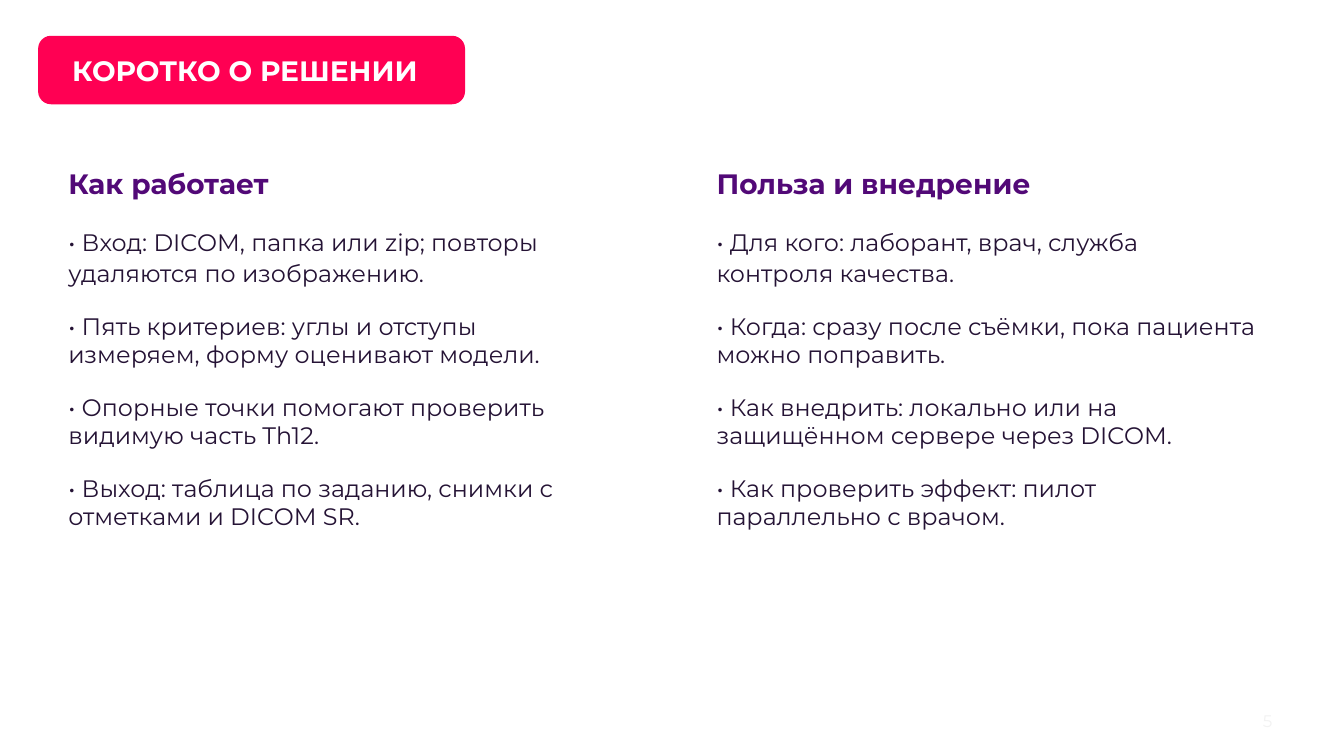
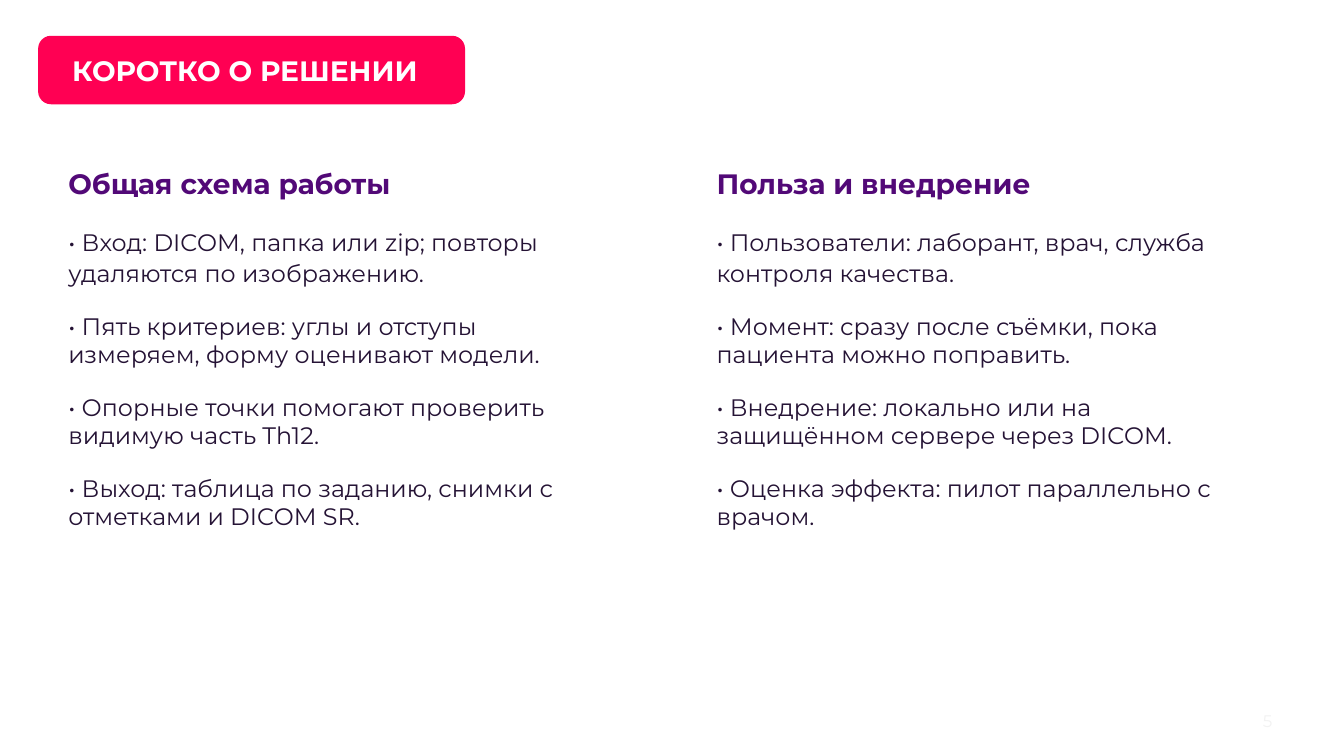
Before and after one commit to theorcos239/LCT_2026, a slide deck: slide 5 of docs/pitch/239.Hack_DXA_QC_полная_версия.pptx. Drawn at 1344x756 pixels with LibreOffice and Linux fonts; fonts in the diff are those of the drawing; background and template pictures are left out. Boxes give left, top, right and bottom in pixels: in the first picture for what was removed or moved away, otherwise in the second. Text is boxed around its words. In the diff, an @@ line names an element or a change of style, - is before the commit and + after.

```diff
--- a/docs/pitch/239.Hack_DXA_QC_полная_версия.pptx
+++ b/docs/pitch/239.Hack_DXA_QC_полная_версия.pptx
@@ text at box(68, 172, 391, 200): text changed @@
-Как работает
+Общая схема работы
@@ text at box(717, 233, 1210, 530): text changed @@
-• Для кого: лаборант, врач, служба контроля качества.
-• Когда: сразу после съёмки, пока пациента можно поправить.
-• Как внедрить: локально или на защищённом сервере через DICOM.
-• Как проверить эффект: пилот параллельно с врачом.
+• Пользователи: лаборант, врач, служба контроля качества.
+• Момент: сразу после съёмки, пока пациента можно поправить.
+• Внедрение: локально или на защищённом сервере через DICOM.
+• Оценка эффекта: пилот параллельно с врачом.
```
Also in this commit, not shown: 15 other slides changed, 1 other file.
